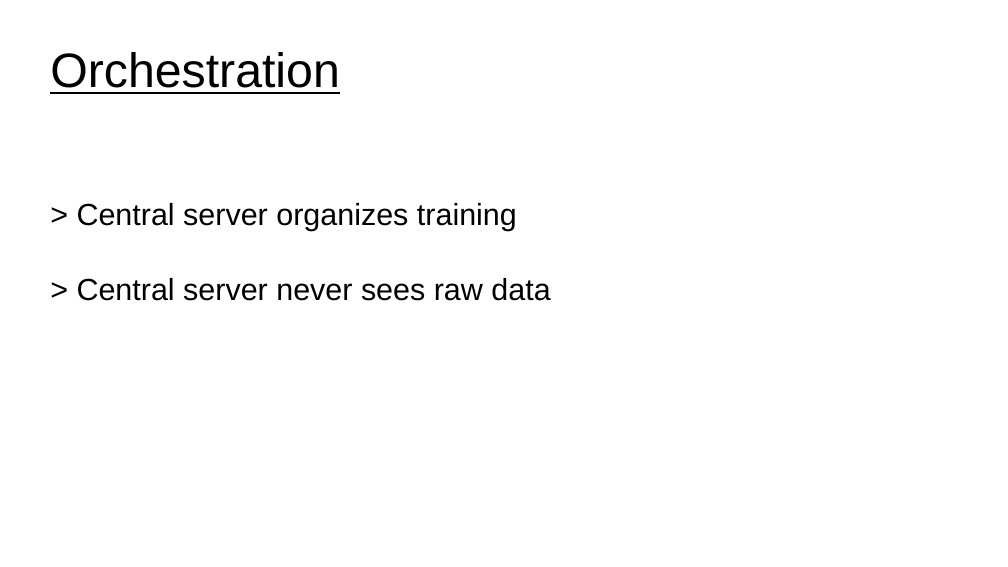
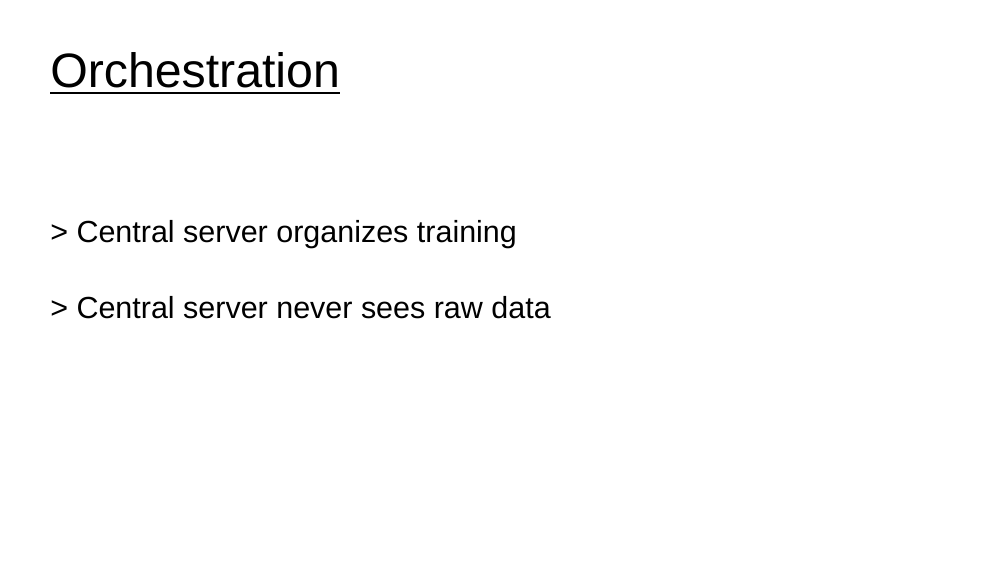
Before and after one commit to UVADS/distributed_computing, a slide deck: slide 9 of 07_distributed_model_training/federated_learning.ppt (slide 7 before the commit). Drawn at 1008x567 pixels with LibreOffice and Linux fonts; fonts in the diff are those of the drawing. Boxes give left, top, right and bottom in pixels: in the first picture for what was removed or moved away, otherwise in the second. Text is boxed around its words. In the diff, an @@ line names an element or a change of style, - is before the commit and + after.

```diff
--- a/07_distributed_model_training/federated_learning.ppt
+++ b/07_distributed_model_training/federated_learning.ppt
@@ subtitle "> Central server organizes training": place and size @@
-subtitle "> Central server organizes training" at bbox=[77, 203, 550, 301]
+subtitle "> Central server organizes training" at bbox=[77, 220, 550, 319]
```
Also in this commit, not shown: 7 other slides changed, 23 slides added, 5 slides removed.
